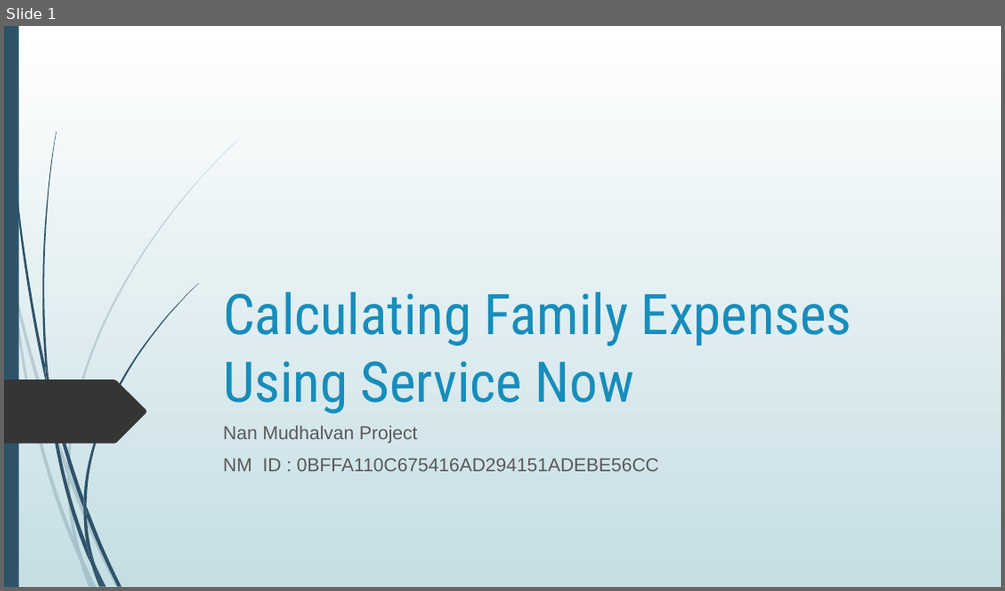
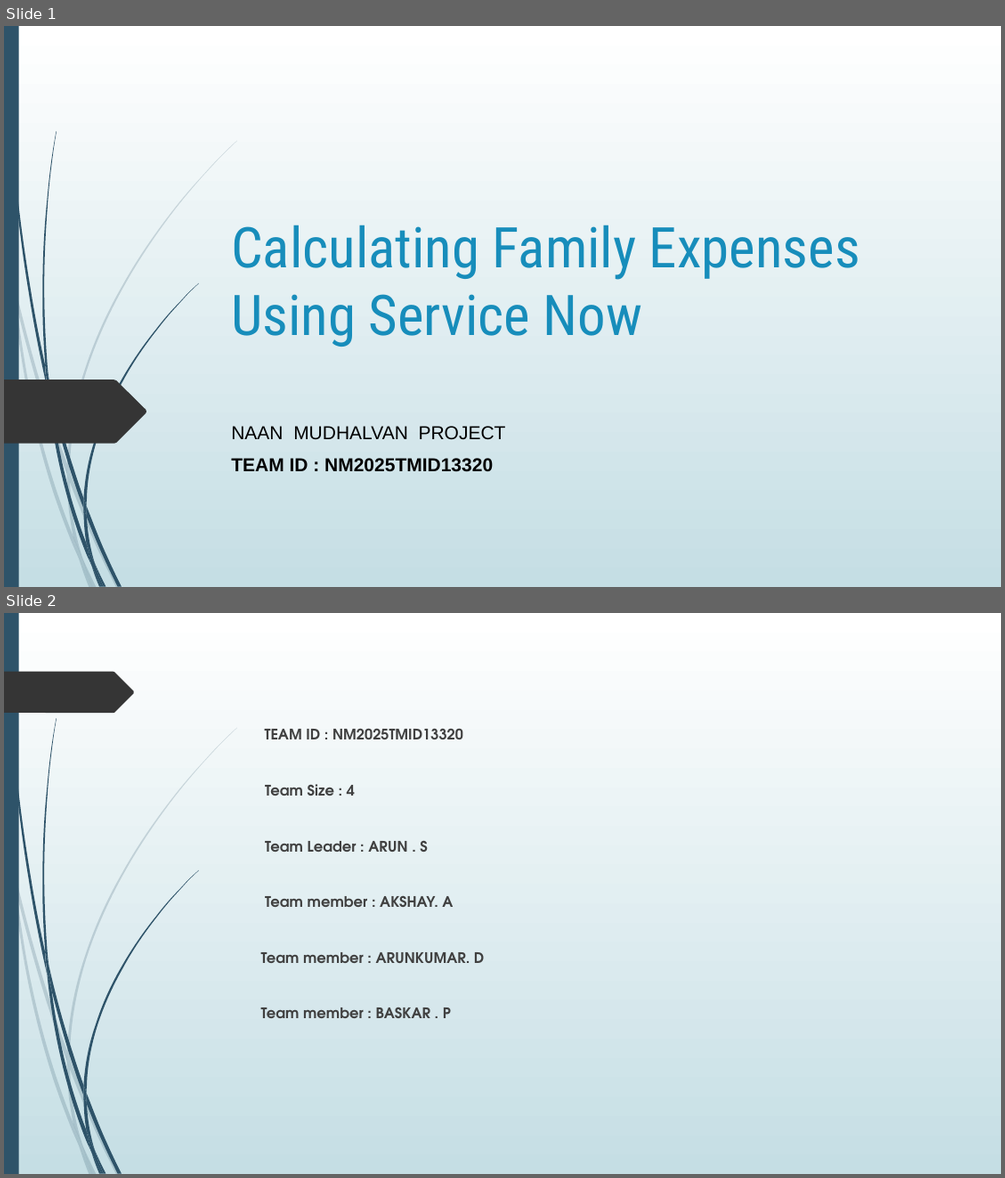
Before and after one commit to Arun-1-4-3/Calculating-Family-Expenses-Using-ServiceNow, a slide deck: Calculating Family Expenses Using Service Now.pptx. Shown one above the other, each under a label of ours: slide 1 before the commit, slides 1 and 2 after it. The pictures are 1005x591 and 1005x1178 pixels, drawn with LibreOffice and Linux fonts; fonts in the diff are those of the drawing. Boxes give left, top, right and bottom in pixels: in the first picture for what was removed or moved away, otherwise in the second. Text is boxed around its words. In the diff, an @@ line names an element or a change of style, - is before the commit and + after.

```diff
--- a/Calculating Family Expenses Using Service Now.pptx
+++ b/Calculating Family Expenses Using Service Now.pptx
@@ slide 2 added at [4,613,1001,1174], background gradient #FFFFFF to #C5DEE5; not listed: 23 template elements that a slide beside it also shows @@
@@ freeform shape added at [4,672,134,713], fill #353535 @@
@@ text added at [261,728,484,1018], 14 pt, text #404040, bold @@
+TEAM ID : NM2025TMID13320
+Team Size : 4
+Team Leader : ARUN . S
+Team member : AKSHAY. A
+Team member : ARUNKUMAR. D
+Team member : BASKAR . P
@@ slide 1 changed as well @@
@@ title "Calculating Family Expenses Using Service ...": place and size @@
-title "Calculating Family Expenses Using Service ..." at [223,291,852,413]
+title "Calculating Family Expenses Using Service ..." at [231,224,860,346]
@@ subtitle at [231,426,506,472]: text changed; text colour #595959 to #000000; bold on @@
-Nan Mudhalvan Project
-NM ID : 0BFFA110C675416AD294151ADEBE56CC
+NAAN MUDHALVAN PROJECT
+TEAM ID : NM2025TMID13320
```
Also in this commit, not shown: 9 other slides changed.
